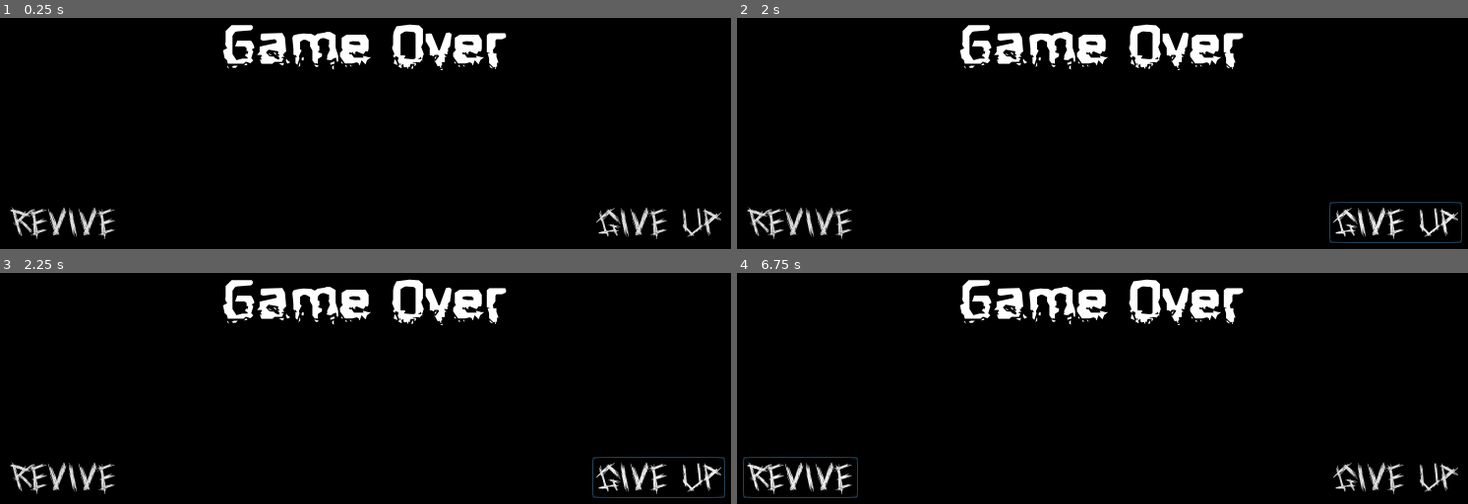
Above: before the commit, frames 1-4 (two rows, left to right).
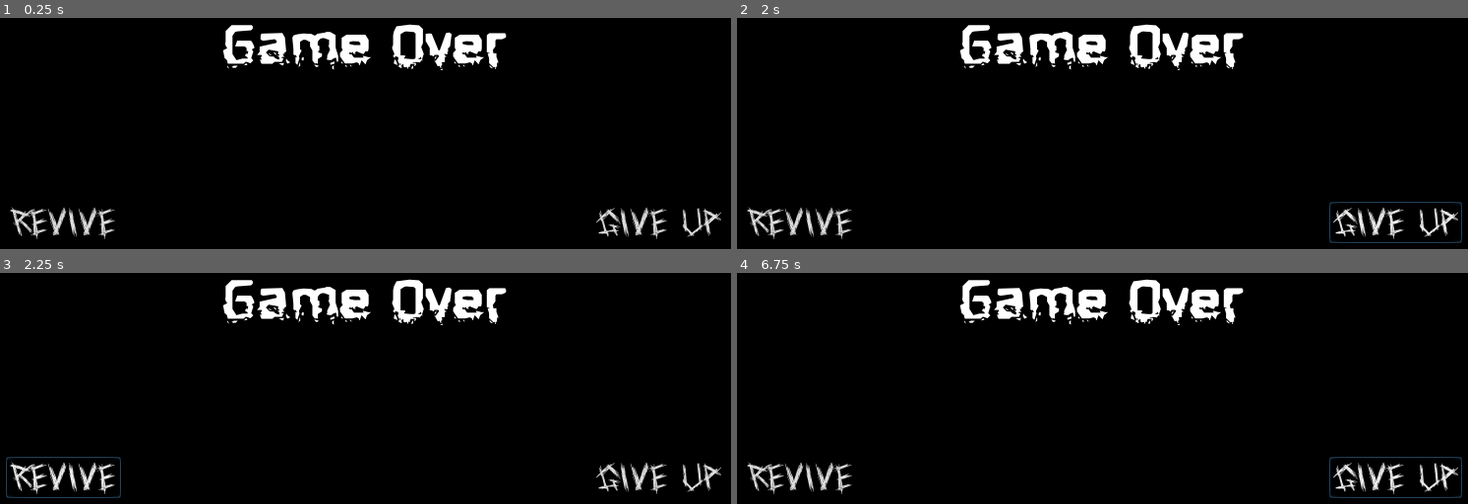
Above: after the commit, the same moments.

Repository: Academia-Team/Academia-Fall-of-the-Citadel
Game: Godot game, scene res://scene/gameover.tscn
The game is run twice, just before and just after one commit, with the same random seed, the same clock (stepped at 60 frames per second) and the same inputs. This scene is started directly instead of the project's main scene.
Inputs (mouse positions are in pixels of both pictures, inside the frame that each line leads up to):
- Up to frame 1 (0.25 s): no input
- Up to frame 2 (2 s): click "Revive" at 0.5 s; click "Give Up" at 1.25 s
- Up to frame 3 (2.25 s): tap Enter at 2 s; move the mouse to (533, 448) at 2.02 s; hold Right (move_right) from 2.03 s (still down); tap Space (action) at 2.1 s; click (533, 448) at 2.17 s
- Up to frame 4 (6.75 s): tap Space (action) at 2.75, 3.6, 4.25, 5.1, 5.75, 6.6 s; move the mouse to (941, 492) at 2.77 s; release Right (move_right) at 2.78 s; hold Down (move_down) 2.78-3.53 s; tap Ctrl (stay) at 2.85, 4.35, 5.85 s; click (941, 492) at 2.92 s; tap Enter at 3.5, 5 s; move the mouse to (1182, 372) at 3.52 s; hold Right (move_right) 3.53-4.28 s; click (1182, 372) at 3.67 s; move the mouse to (outside the picture) at 4.27 s; hold Up (move_up) 4.28-5.03 s; click (outside the picture) at 4.42 s; move the mouse to (outside the picture) at 5.02 s; hold Left (move_left) 5.03-6.53 s; click (outside the picture) at 5.17 s; move the mouse to (861, 404) at 5.77 s; click (861, 404) at 5.92 s; move the mouse to (1139, 471) at 6.52 s; hold Down (move_down) from 6.53 s (still down); click (1139, 471) at 6.67 s

Frames 1-2 are identical in both runs. In frame 3, 0.4% of the frame differs, in the area x 0-100%, y 79-98%; in frame 4, 0.4%.
Error after the commit: Attempt to call function 'grab_focus' in base 'null instance' on a null instance. (res://scene/gameover.gd:6)

Commit message:
Add button cycling to Game Over

Diff:
--- /dev/null
+++ b/scene/gameover.gd
@@ -0,0 +1,6 @@
+extends ColorRect
+
+func _init():
+	if $revive_button == null:
+		print("Panic")
+	$revive_button.grab_focus()
--- a/scene/gameover.tscn
+++ b/scene/gameover.tscn
@@ -1,13 +1,16 @@
-[gd_scene load_steps=4 format=2]
+[gd_scene load_steps=5 format=2]
 
 [ext_resource path="res://resource/title_theme.tres" type="Theme" id=1]
 [ext_resource path="res://resource/emphasized_theme.tres" type="Theme" id=2]
 [ext_resource path="res://resource/button_theme.tres" type="Theme" id=3]
+[ext_resource path="res://scene/gameover.gd" type="Script" id=4]
 
 [node name="gameover" type="ColorRect"]
 anchor_right = 1.0
 anchor_bottom = 1.0
+mouse_filter = 2
 color = Color( 0, 0, 0, 1 )
+script = ExtResource( 4 )
 
 [node name="header" type="Label" parent="."]
 anchor_right = 1.0
@@ -32,6 +35,12 @@
 margin_top = 211.0
 margin_right = 103.0
 margin_bottom = 236.0
+focus_neighbour_left = NodePath("../give_up_button")
+focus_neighbour_top = NodePath("../give_up_button")
+focus_neighbour_right = NodePath("../give_up_button")
+focus_neighbour_bottom = NodePath("../give_up_button")
+focus_next = NodePath("../give_up_button")
+focus_previous = NodePath("../give_up_button")
 theme = ExtResource( 3 )
 text = "Revive"
 flat = true
@@ -41,6 +50,12 @@
 margin_top = 211.0
 margin_right = 767.0
 margin_bottom = 253.0
+focus_neighbour_left = NodePath("../revive_button")
+focus_neighbour_top = NodePath("../revive_button")
+focus_neighbour_right = NodePath("../revive_button")
+focus_neighbour_bottom = NodePath("../revive_button")
+focus_next = NodePath("../revive_button")
+focus_previous = NodePath("../revive_button")
 theme = ExtResource( 3 )
 text = "Give Up"
 flat = true
